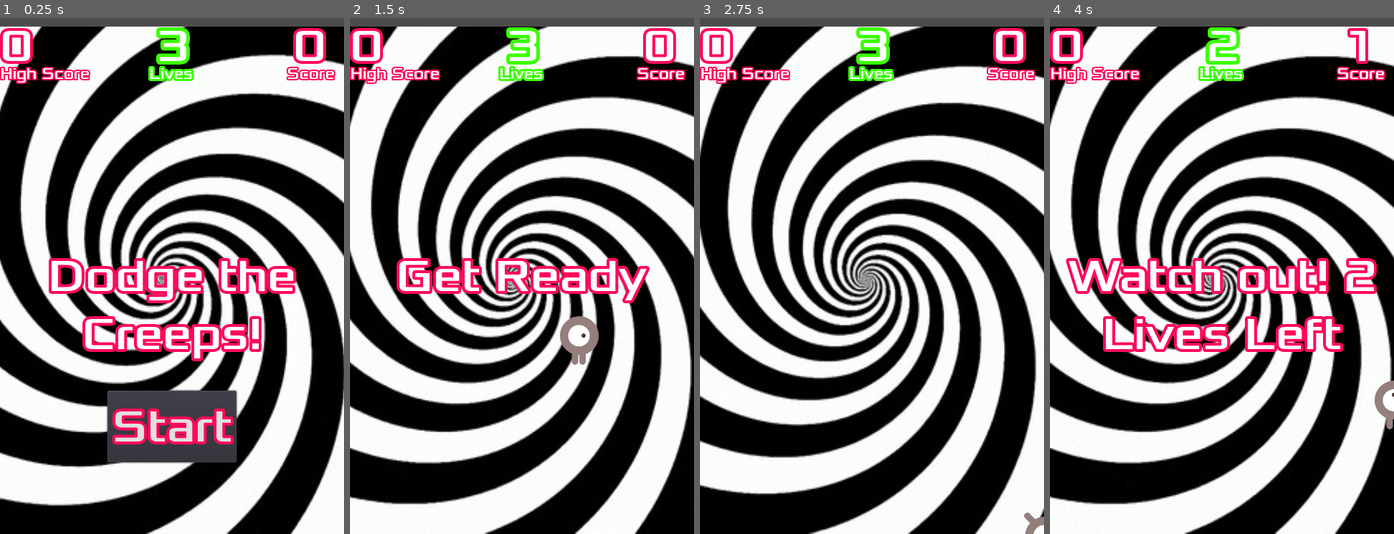
Above: before the commit, frames 1-4 (left to right).
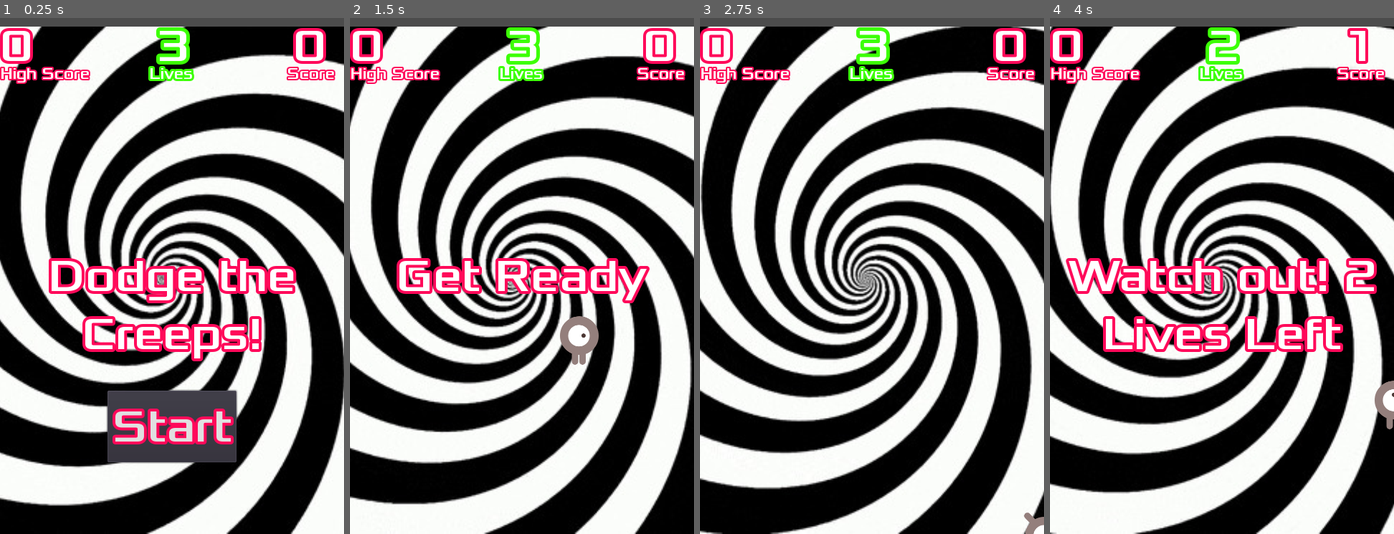
Above: after the commit, the same moments.

Repository: 44351-w22/godot-tutorial-TheMusicMan28
Game: Godot game, scene res://Main.tscn
The game is run twice, just before and just after one commit, with the same random seed, the same clock (stepped at 60 frames per second) and the same inputs.
Inputs:
- Up to frame 1 (0.25 s): no input
- Up to frame 2 (1.5 s): click "Start" at 0.5 s; hold Right (ui_right) from 1.28 s (still down)
- Up to frame 3 (2.75 s): release Right (ui_right) at 2.03 s; hold Down (ui_down) from 2.03 s (still down)
- Up to frame 4 (4 s): release Down (ui_down) at 2.78 s; hold Right (ui_right) 2.78-3.53 s; hold Up (ui_up) from 3.53 s (still down)

The runs differ from the first frame. In frame 1, less than 0.1% of the frame differs, in the area x 0-100%, y 1-100%; in frame 2, less than 0.1%; in frame 3, 21%; in frame 4, 31%.

Commit message:
fixed lives glitch

Diff:
--- a/Main.gd
+++ b/Main.gd
@@ -11,6 +11,7 @@
 func new_game():
 	score = 0
 	lives = 3
+	$Player.update_lives(lives)
 	$Spiral.set_speed_scale(5)
 	$Player.start($StartPosition.position)
 	$StartTimer.start()
--- a/Main.tscn
+++ b/Main.tscn
@@ -268,7 +268,7 @@
 position = Vector2( 232, 365.75 )
 scale = Vector2( 2.00667, 2.09615 )
 frames = SubResource( 2 )
-frame = 81
+frame = 189
 speed_scale = 5.0
 playing = true
 
Not shown: 1 places in Main.tscn that only renumber resources
